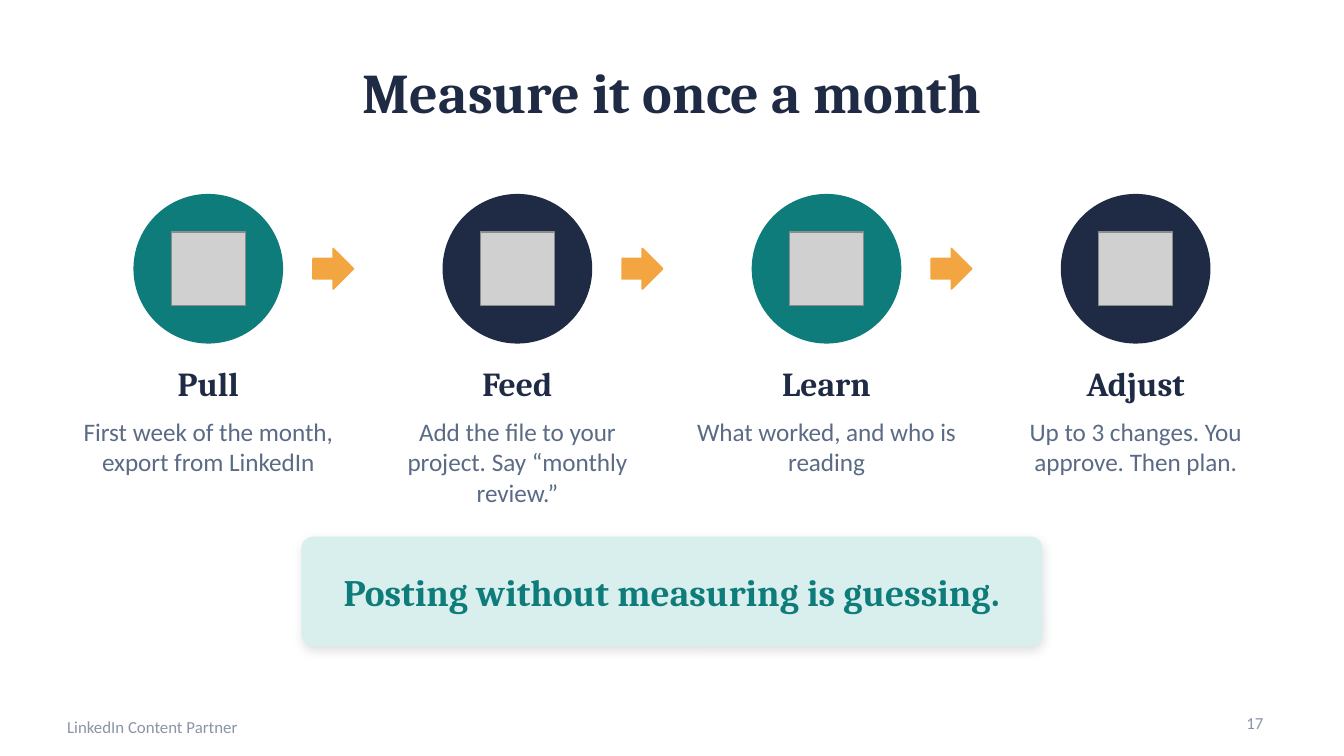
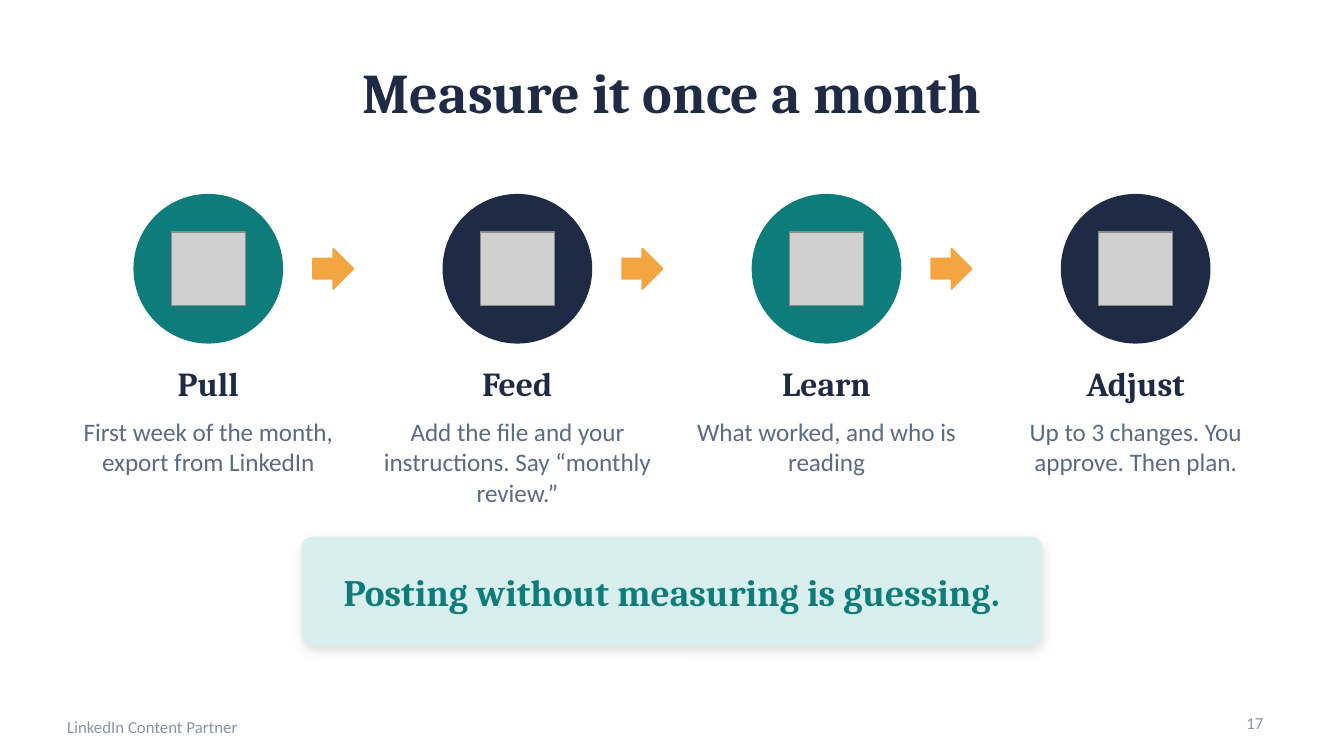
Before and after one commit to crystaljonespmp/LinkedIn-Content-Partner, a slide deck: slide 17 of PowerPoint/LinkedIn-Content-Partner-Slides.pptx. Drawn at 1344x756 pixels with LibreOffice and Linux fonts; fonts in the diff are those of the drawing; grey boxes stand for pictures. Boxes give left, top, right and bottom in pixels: in the first picture for what was removed or moved away, otherwise in the second. Text is boxed around its words. In the diff, an @@ line names an element or a change of style, - is before the commit and + after.

```diff
--- a/PowerPoint/LinkedIn-Content-Partner-Slides.pptx
+++ b/PowerPoint/LinkedIn-Content-Partner-Slides.pptx
@@ text at [384, 423, 650, 502]: text changed @@
-Add the file to your project. Say “monthly review.”
+Add the file and your instructions. Say “monthly review.”
```
Also in this commit, not shown: 1 other slide changed, 4 other files.
